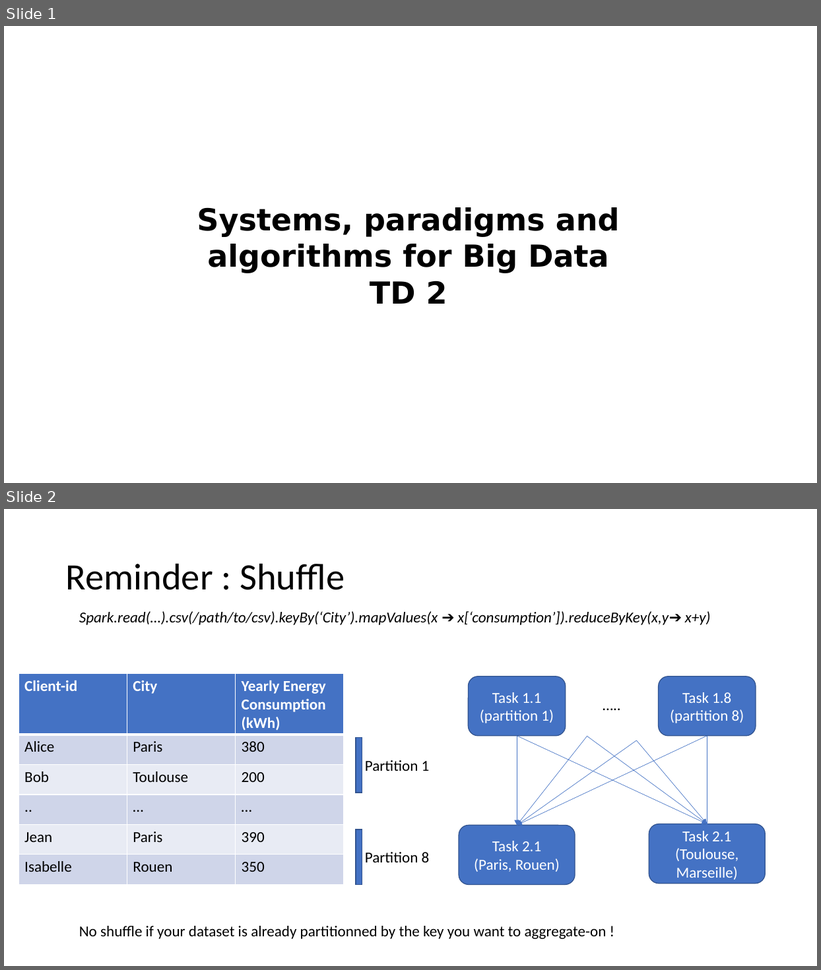
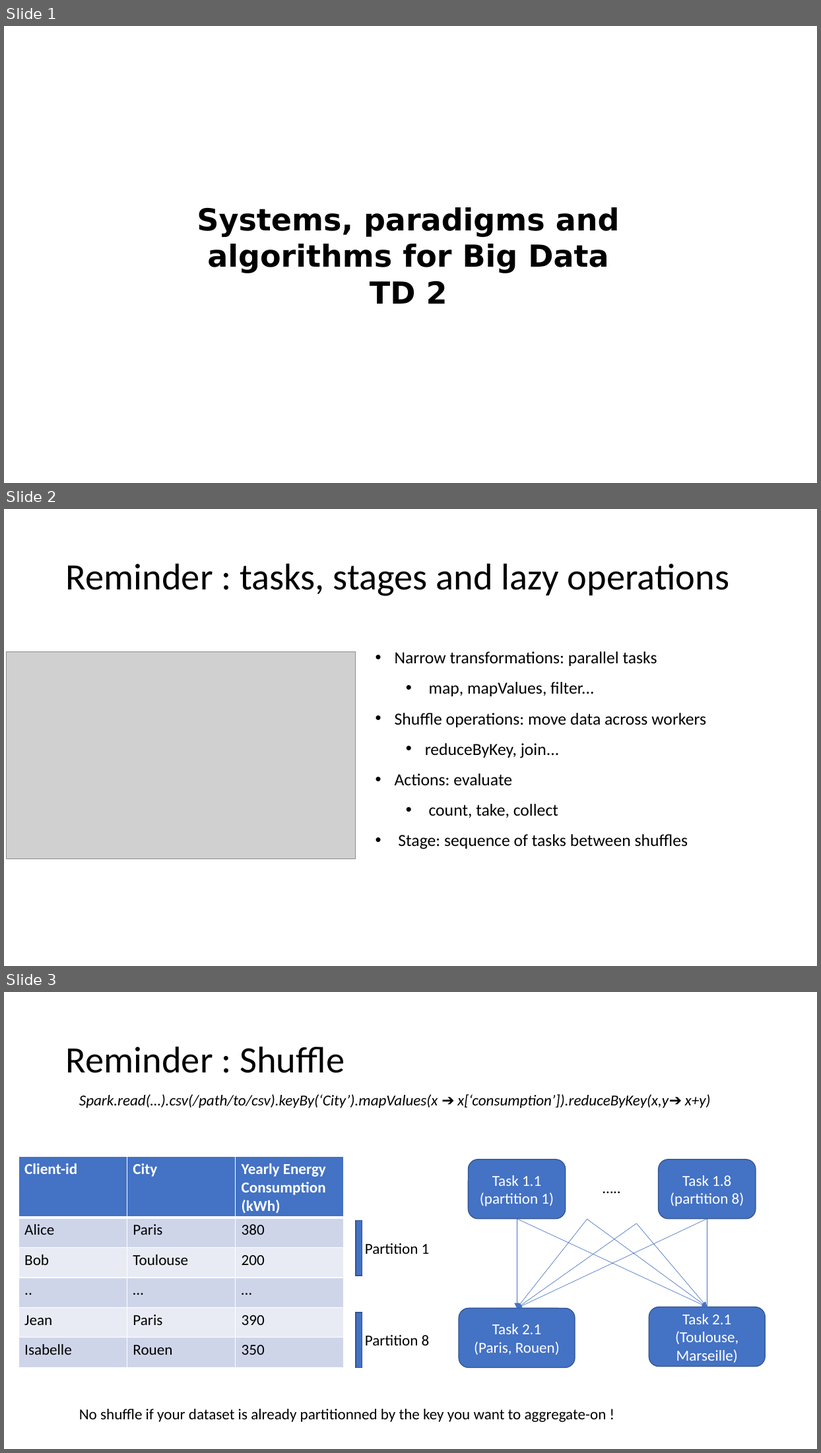
Before and after one commit to criteo-research/master-iasd, a slide deck: module4/td2/td2-spark-dataframe.pptx. Shown one above the other, each under a label of ours: slides 1 and 2 before the commit, slides 1, 2 and 3 after it. The pictures are 821x970 and 821x1453 pixels, drawn with LibreOffice and Linux fonts; fonts in the diff are those of the drawing; grey boxes stand for pictures. Boxes give left, top, right and bottom in pixels: in the first picture for what was removed or moved away, otherwise in the second. Text is boxed around its words. In the diff, an @@ line names an element or a change of style, - is before the commit and + after.

Commit message:
Add slide on tasks and stages

```diff
--- a/module4/td2/td2-spark-dataframe.pptx
+++ b/module4/td2/td2-spark-dataframe.pptx
@@ slide 2 added at bbox=[4, 509, 817, 966], background #FFFFFF @@
@@ title added at bbox=[66, 563, 729, 596], 44 pt, text #000000 @@
+Reminder : tasks, stages and lazy operations
@@ picture added at bbox=[7, 652, 355, 859] @@
@@ text added at bbox=[395, 652, 706, 850], 20 pt, text #000000 @@
+• Narrow transformations: parallel tasks
+  • map, mapValues, filter...
+• Shuffle operations: move data across workers
+  • reduceByKey, join...
+• Actions: evaluate
+  • count, take, collect
+• Stage: sequence of tasks between shuffles
@@ what was slide 2 is now slide 3 @@
```
Also in this commit, not shown: 1 other file.
